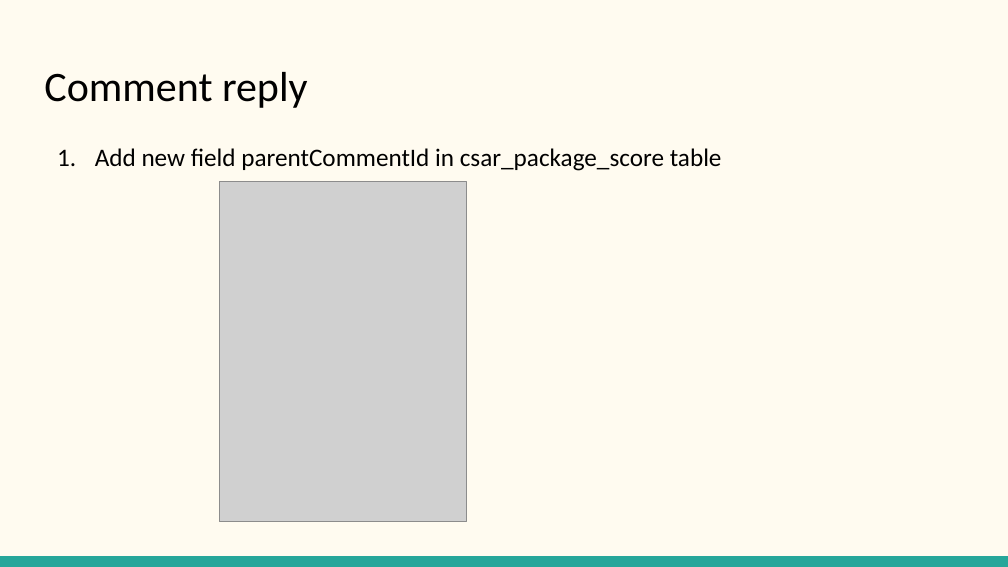
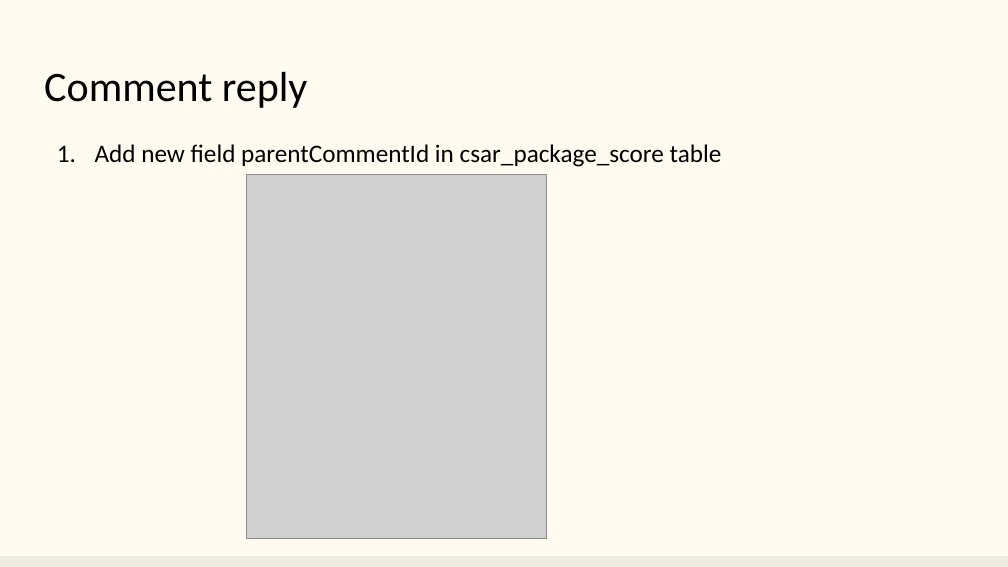
Before and after one commit to EdgeGallery/community, a slide deck: slide 11 of AppStore and Developer Joint PT/Release/Requirement analysis/appstore/Comment Feature.pptx (slide 10 before the commit). Drawn at 1008x567 pixels with LibreOffice and Linux fonts; fonts in the diff are those of the drawing; grey boxes stand for pictures. Boxes give left, top, right and bottom in pixels: in the first picture for what was removed or moved away, otherwise in the second. Text is boxed around its words. In the diff, an @@ line names an element or a change of style, - is before the commit and + after.

```diff
--- a/AppStore and Developer Joint PT/Release/Requirement analysis/appstore/Comment Feature.pptx
+++ b/AppStore and Developer Joint PT/Release/Requirement analysis/appstore/Comment Feature.pptx
@@ text "Add new field parentCommentId in ..." at (95, 144, 722, 167): indent changed; line spacing 1.15 to 1 @@
@@ picture: place and size @@
-picture at (219, 181, 467, 522)
+picture at (246, 174, 546, 538)
@@ rectangle at (0, 556, 1008, 567): fill #26A69A to #EEECE1 @@
```
Also in this commit, not shown: 14 other slides changed, 1 slide added.
